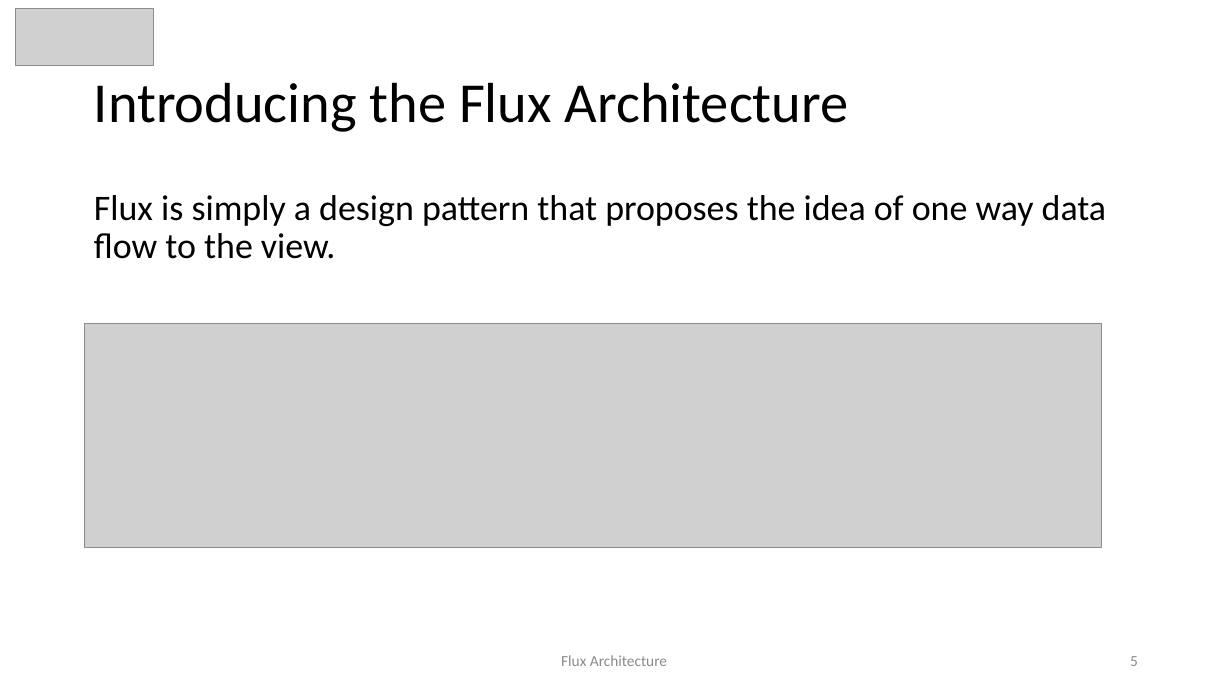
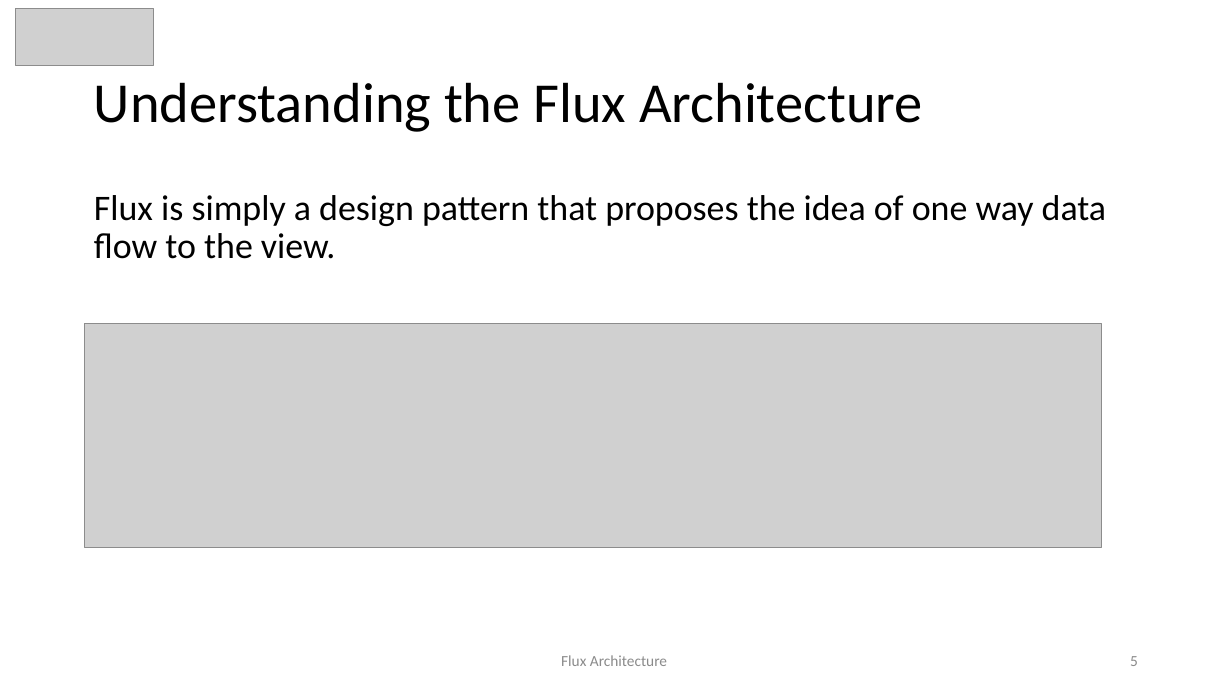
Before and after one commit to awahab29/samplealt, a slide deck: slide 5 of React.pptx. Drawn at 1232x693 pixels with LibreOffice and Linux fonts; fonts in the diff are those of the drawing; grey boxes stand for pictures. Boxes give left, top, right and bottom in pixels: in the first picture for what was removed or moved away, otherwise in the second. Text is boxed around its words. In the diff, an @@ line names an element or a change of style, - is before the commit and + after.

```diff
--- a/React.pptx
+++ b/React.pptx
@@ title at (94, 82, 923, 132): text changed @@
-Introducing the Flux Architecture
+Understanding the Flux Architecture
```
Also in this commit, not shown: 14 other slides changed, 7 slides added, 3 slides removed.
